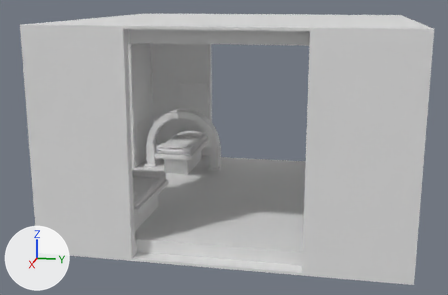
The FBX model SpaceStation/Assets/_Project/Art/Models/Interior/SM_Interior_Medical.fbx as it was, and as the next commit left it.
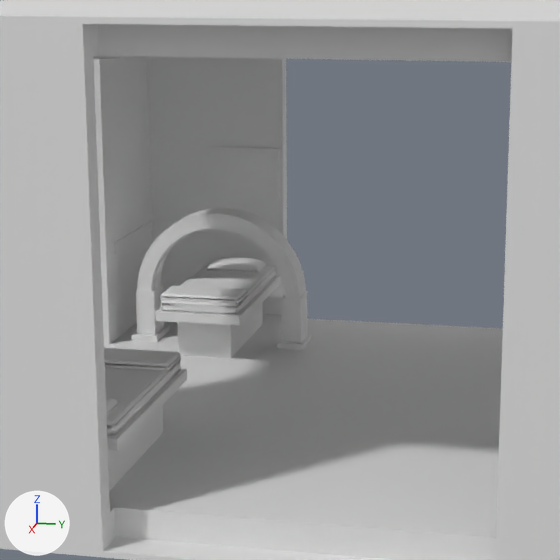
There are two pictures of each version: one whole from a camera (50 mm lens) standing at (13.37, 2.16, 3.1) and looking at (0.26, -0.46, -0.18), one close up on the part from 19% to 74% of the width and 6% to 89% of the height. Arrows for +X, +Y and +Z are at lower left; the lights stay in place. The older version's two pictures come first. Where no turn or scale is listed for an object, it has been applied to the vertices. Vertices at exactly the same position are counted once.

Names of what the first close-up shows: 'INT_Medical_Shell', 'INT_Medical_Soft'.
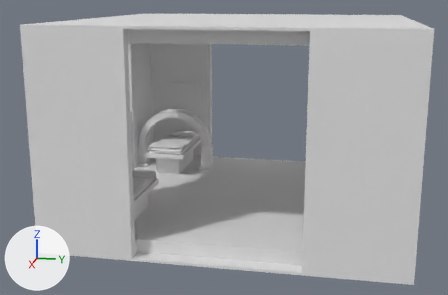
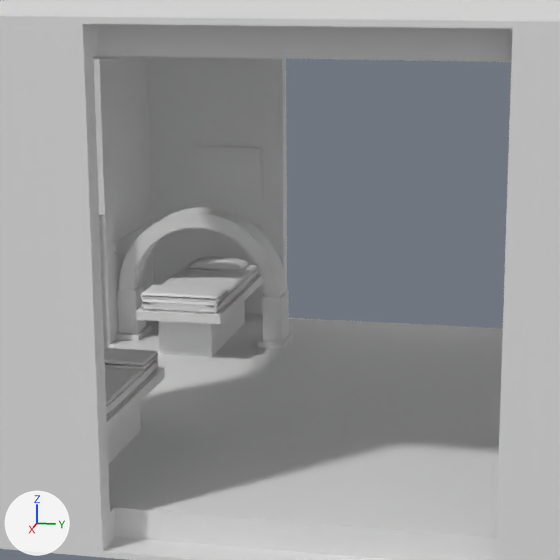
Location of each change, [x1, y1, x2, y2] in pixels of the close-ups (560 x 560 px; the box of a moved part takes in the faces that stretch with it):
'INT_Medical_Soft', reshaped: before [104, 257, 276, 437]; after [104, 257, 258, 417]
part 1 of me_int_medical_soft_001, moved or reshaped: before [161, 263, 276, 315]; after [141, 262, 258, 314]
part 2 of me_int_medical_soft_001, moved or reshaped: before [206, 257, 267, 273]; after [188, 257, 249, 272]
part 3 of me_int_medical_soft_001, moved or reshaped: before [160, 286, 247, 305]; after [141, 285, 228, 303]
part 4 of me_int_medical_soft_001, moved or reshaped: before [105, 361, 181, 437]; after [105, 359, 158, 417]
part 5 of me_int_medical_soft_001, moved or reshaped (not visible afterwards): before [106, 396, 119, 416]
part 6 of me_int_medical_soft_001, moved or reshaped: before [104, 348, 181, 372]; after [104, 348, 158, 371]
part 7 of me_int_medical_shell_001, moved or reshaped: before [178, 303, 263, 358]; after [158, 301, 245, 357]
part 8 of me_int_medical_shell_001, moved or reshaped: before [155, 275, 281, 325]; after [136, 274, 263, 324]
part 9 of me_int_medical_shell_001, moved or reshaped: before [137, 208, 306, 298]; after [119, 207, 287, 297]
part 10 of me_int_medical_shell_001, moved or reshaped: before [154, 232, 192, 289]; after [136, 231, 174, 288]
part 11 of me_int_medical_shell_001, moved or reshaped: before [282, 291, 307, 343]; after [263, 290, 289, 342]
part 12 of me_int_medical_shell_001, moved or reshaped: before [277, 333, 312, 350]; after [258, 332, 293, 349]
part 13 of me_int_medical_shell_001, moved or reshaped: before [136, 284, 164, 335]; after [117, 283, 146, 334]
part 14 of me_int_medical_shell_001, moved or reshaped: before [132, 325, 170, 342]; after [115, 324, 152, 341]
part 15 of me_int_medical_shell_001, moved or reshaped: before [108, 405, 163, 491]; after [107, 402, 141, 464]
part 16 of me_int_medical_shell_001, moved or reshaped: before [107, 369, 187, 451]; after [107, 367, 165, 434]
part 17 of me_int_medical_shell_001, moved or reshaped (not visible before): after [99, 215, 109, 348]

The change, as a diff of the scene's bpy script:
```diff
--- a/SpaceStation/Assets/_Project/Art/Models/Interior/SM_Interior_Medical.fbx.py
+++ b/SpaceStation/Assets/_Project/Art/Models/Interior/SM_Interior_Medical.fbx.py
@@ me_int_medical_shell_001 @@
 me_int_medical_shell_001.from_pydata(...)  # 1224 vertices, 2204 faces; spans x -3.4..3.4, y -3.4..3.4, z -1.6..2.6
+# me_int_medical_shell_001 part 7: the loose piece of 8 vertices spanning x -2.75..-1.25, y -2.3..-1.7, z -1.32..-0.83 is moved by (0.0, -0.22, 0.0)
+# me_int_medical_shell_001 part 8: the loose piece of 8 vertices spanning x -3.0..-1.0, y -2.47..-1.53, z -0.85..-0.75 is moved by (0.0, -0.22, 0.0)
+# me_int_medical_shell_001 part 9: the loose piece of 100 vertices spanning x -2.17..-1.83, y -2.95..-1.05, z -0.75..0.2 is moved by (0.0, -0.22, 0.0)
+# me_int_medical_shell_001 part 10: the loose piece of 100 vertices spanning x -2.07..-1.93, y -2.8..-1.2, z -0.74..0.06 is moved by (0.0, -0.22, 0.0)
+# me_int_medical_shell_001 part 11: the loose piece of 8 vertices spanning x -2.18..-1.82, y -1.26..-1.03, z -1.32..-0.73 is moved by (0.0, -0.22, 0.0)
+# me_int_medical_shell_001 part 12: the loose piece of 8 vertices spanning x -2.25..-1.75, y -1.3..-1.0, z -1.33..-1.24 is moved by (0.0, -0.22, 0.0)
+# me_int_medical_shell_001 part 13: the loose piece of 8 vertices spanning x -2.18..-1.82, y -2.97..-2.74, z -1.32..-0.73 is moved by (0.0, -0.22, 0.0)
+# me_int_medical_shell_001 part 14: the loose piece of 8 vertices spanning x -2.25..-1.75, y -3.01..-2.7, z -1.33..-1.24 is moved by (0.0, -0.22, 0.0)
+# me_int_medical_shell_001 part 15: the loose piece of 8 vertices spanning x 1.25..2.75, y -2.3..-1.7, z -1.32..-0.83 is moved by (0.0, -0.22, 0.0)
+# me_int_medical_shell_001 part 16: the loose piece of 8 vertices spanning x 1.0..3.0, y -2.47..-1.53, z -0.85..-0.75 is moved by (0.0, -0.22, 0.0)
+# me_int_medical_shell_001 part 17: the loose piece of 16 vertices spanning x 1.07..1.13, y -2.78..-2.72, z -1.27..0.65 is moved by (-0.26, 0.37, 0.0)
 me_int_medical_shell_001.materials.append(mat_hull)
@@ me_int_medical_soft_001 @@
-me_int_medical_soft_001.from_pydata(...)  # 2412 vertices, 2438 faces; spans x -2.96..2.96, y -2.47..2.6, z -0.86..0.55
+me_int_medical_soft_001.from_pydata(...)  # 2412 vertices, 2438 faces; spans x -2.96..2.96, y -2.66..2.6, z -0.86..0.55
+# me_int_medical_soft_001 part 1: the loose piece of 294 vertices spanning x -2.96..-1.04, y -2.43..-1.57, z -0.77..-0.62 is moved by (0.0, -0.22, 0.0)
+# me_int_medical_soft_001 part 2: the loose piece of 384 vertices spanning x -2.92..-2.5, y -2.33..-1.67, z -0.67..-0.51 is moved by (0.0, -0.22, 0.0)
+# me_int_medical_soft_001 part 3: the loose piece of 294 vertices spanning x -1.5..-1.06, y -2.44..-1.56, z -0.66..-0.56 is moved by (0.0, -0.22, 0.0)
+# me_int_medical_soft_001 part 4: the loose piece of 294 vertices spanning x 1.04..2.96, y -2.43..-1.57, z -0.77..-0.62 is moved by (0.0, -0.22, 0.0)
+# me_int_medical_soft_001 part 5: the loose piece of 384 vertices spanning x 2.5..2.92, y -2.33..-1.67, z -0.67..-0.51 is moved by (0.0, -0.22, 0.0)
+# me_int_medical_soft_001 part 6: the loose piece of 294 vertices spanning x 1.06..1.5, y -2.44..-1.56, z -0.66..-0.56 is moved by (0.0, -0.22, 0.0)
+# other edits to the shape of me_int_medical_soft_001 do not show in these pictures
 me_int_medical_soft_001.materials.append(mat_fabric)
```
